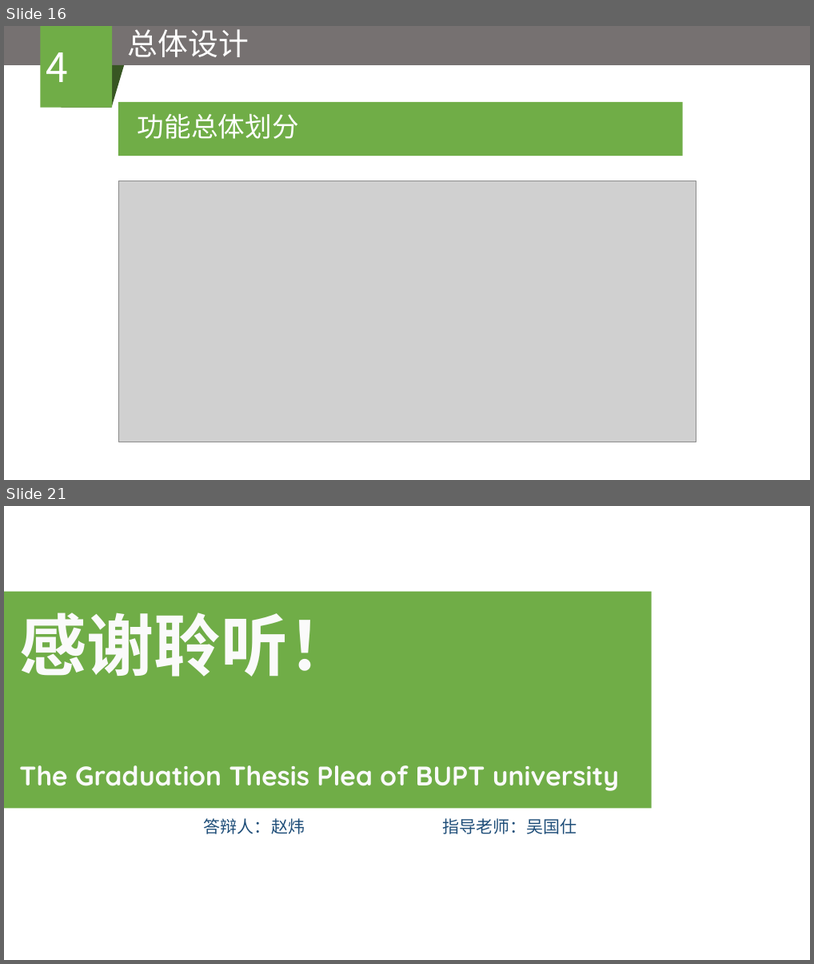
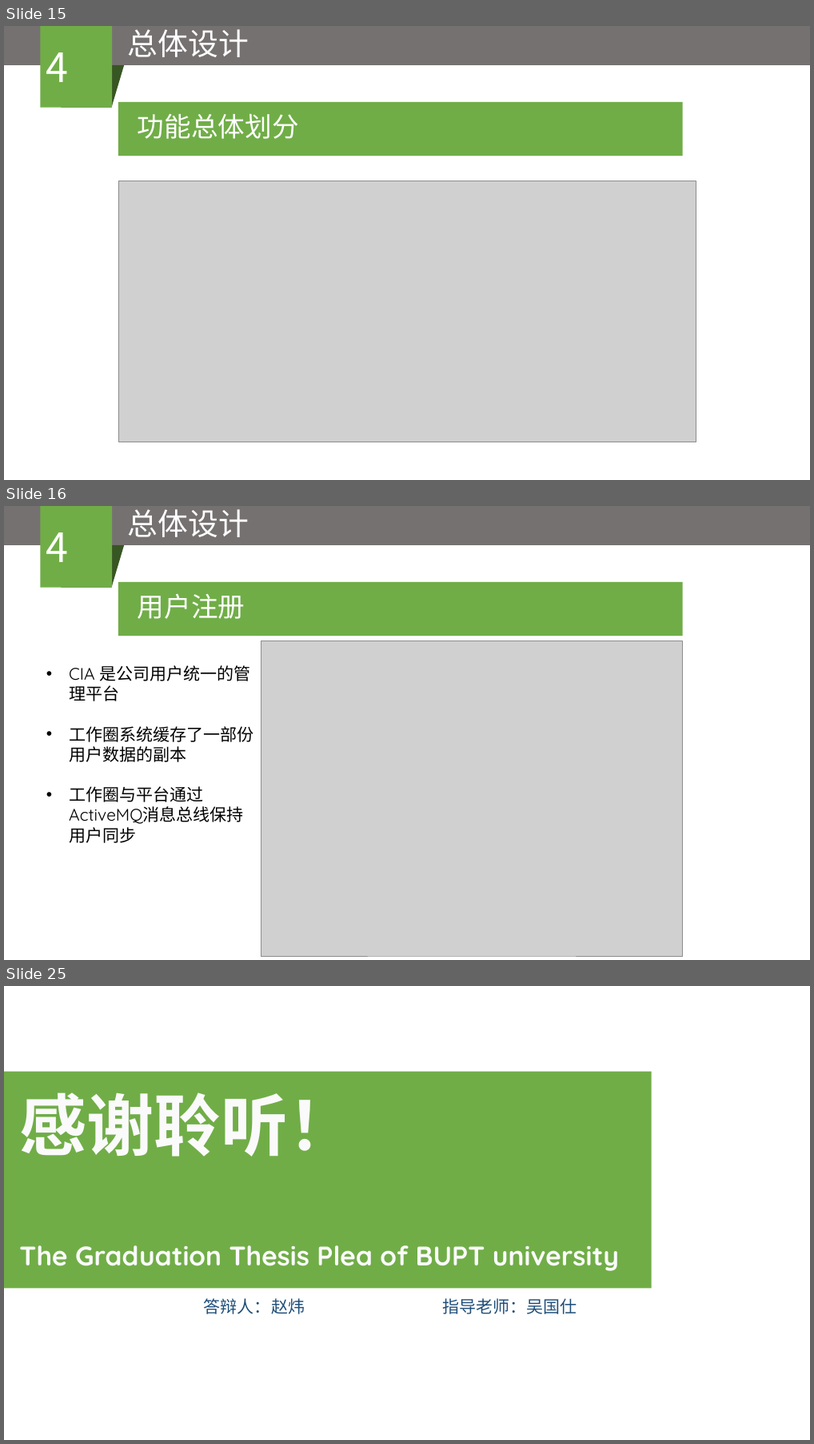
Before and after one commit to zwbn57175596/zhaowei, a slide deck: BUPT_paper/企业移动协同云办公系统——工作圈的设计与实现.pptx. Shown one above the other, each under a label of ours: slides 16 and 21 before the commit, slides 15, 16 and 25 after it; the slides between them are not shown. The pictures are 814x964 and 814x1444 pixels, drawn with LibreOffice and Linux fonts; fonts in the diff are those of the drawing; grey boxes stand for pictures. Boxes give left, top, right and bottom in pixels: in the first picture for what was removed or moved away, otherwise in the second. Text is boxed around its words. In the diff, an @@ line names an element or a change of style, - is before the commit and + after.

```diff
--- a/BUPT_paper/企业移动协同云办公系统——工作圈的设计与实现.pptx
+++ b/BUPT_paper/企业移动协同云办公系统——工作圈的设计与实现.pptx
@@ slide 16 added at [4,506,810,960], background #FFFFFF @@
@@ rectangle added at [4,506,810,545], fill #767171 @@
@@ rectangle added at [41,506,113,588], fill #70AD47, 48 pt, text #FFFFFF @@
+4
@@ text added at [128,509,249,537], 36 pt, text #FFFFFF @@
+总体设计
@@ flow chart input output added at [61,545,124,588], fill #385723 @@
@@ rectangle added at [118,582,682,636], fill #70AD47 @@
@@ text added at [138,594,245,619], 32 pt, text #FFFFFF @@
+用户注册
@@ picture added at [261,641,682,956] @@
@@ text added at [69,665,254,802], 20 pt, text #000000 @@
+• CIA 是公司用户统一的管理平台
+• 工作圈系统缓存了一部份用户数据的副本
+• 工作圈与平台通过ActiveMQ消息总线保持用户同步
@@ what was slide 16 is now slide 15 @@
@@ what was slide 21 is now slide 25 @@
```
Also in this commit, not shown: 7 slides changed, 6 other slides added, 3 slides removed, 2 other files.
